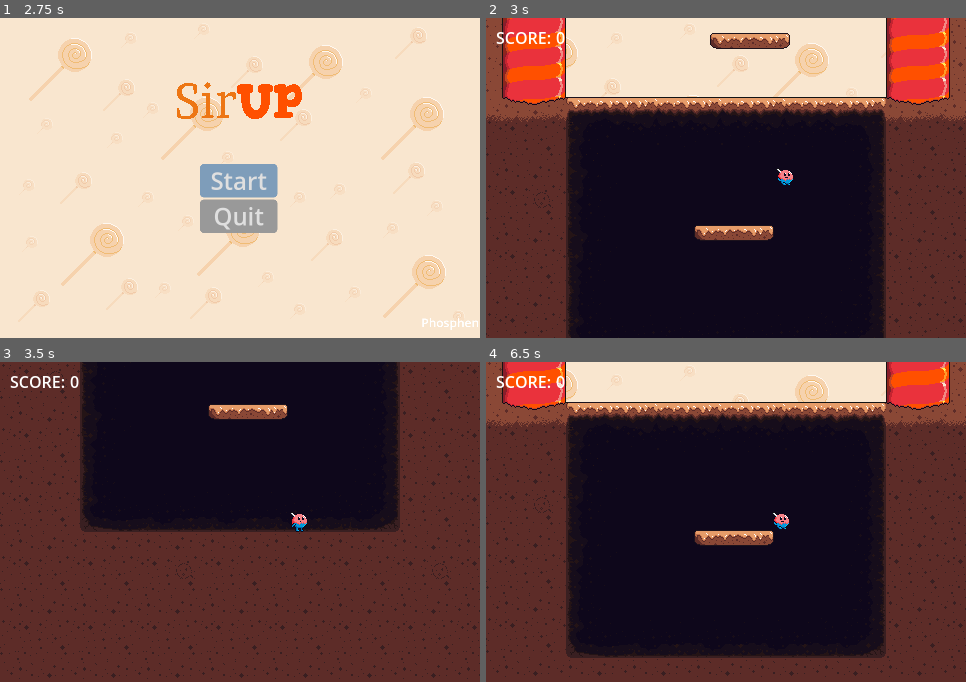
Above: before the commit, frames 1-4 (two rows, left to right).
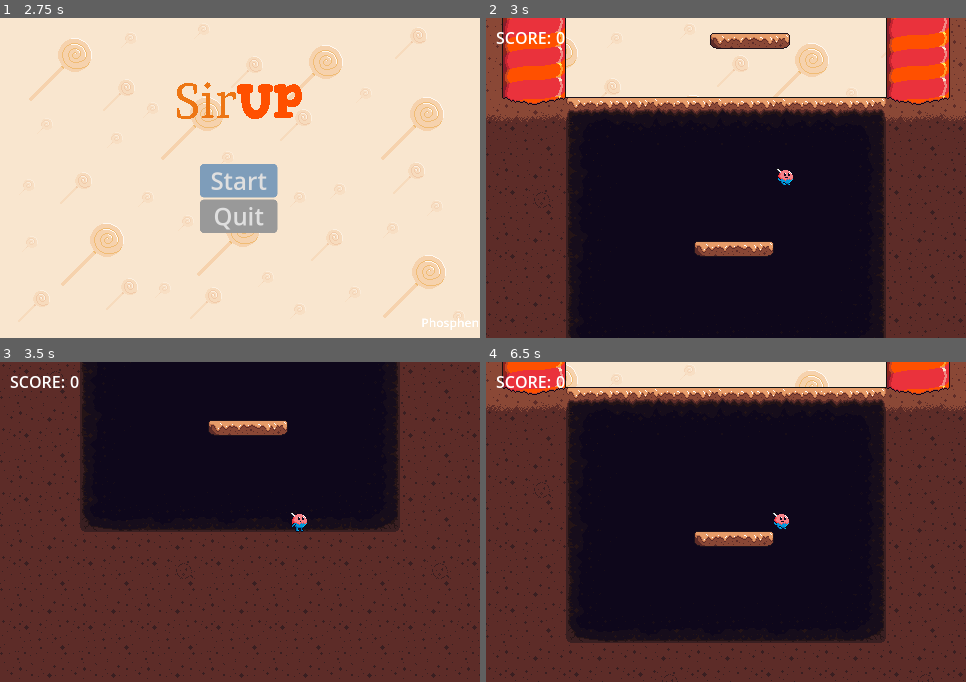
Above: after the commit, the same moments.

Repository: Phosphen/slide
Game: Godot game, scene res://Scenes/Levels/splash_screen.tscn
Same seed, same stepped clock (60 frames per second), same inputs: the game is played once before the commit and once after it.
Inputs (mouse positions are in pixels of both pictures, inside the frame that each line leads up to):
- Up to frame 1 (2.75 s): tap Enter at 0.5, 2 s; move the mouse to (345, 162) at 0.52 s; hold Right (move_right) 0.53-2.03 s; tap Up (jump) at 0.77, 1.52 s; tap Space at 1.25 s; move the mouse to (144, 194) at 1.27 s; move the mouse to (288, 107) at 2.02 s; hold Left (move_left) from 2.03 s (still down)
- Up to frame 2 (3 s): release Left (move_left) at 2.75 s; click "Start" at 2.75 s
- Up to frame 3 (3.5 s): no input
- Up to frame 4 (6.5 s): move the mouse to (702, 586) at 3.52 s; hold Right (move_right) 3.53-5.03 s; tap Up (jump) at 3.77, 4.52, 5.27 s; move the mouse to (870, 570) at 4.27 s; move the mouse to (582, 474) at 5.02 s; hold Left (move_left) 5.03-5.78 s; move the mouse to (750, 522) at 5.77 s; hold Right (move_right) from 5.78 s (still down)

Frame 1 is identical in both runs. In frame 2, 1.4% of the frame differs, in the area x 43-60%, y 65-75%; in frame 3, 1.4%; in frame 4, 18%, in the area x 0-100%, y 0-100%.

Commit message:
feat: platforms are generated and fall down as expected

Diff:
--- a/LevelGen/Main.gd
+++ b/LevelGen/Main.gd
@@ -50,8 +50,8 @@
 		ground_instances.append(floor_instance)
 
 func _spawn_level_batch():
-	for i in range(10):
-		_spawn_walls(wall_index + i)
+	#for i in range(10):
+		#_spawn_walls(wall_index + i)
 	for i in range(20):
 		_spawn_platform(i)
 	wall_index += 10
--- /dev/null
+++ b/LevelGen/Platforms/brick_scene.tscn
@@ -0,0 +1,62 @@
+[gd_scene load_steps=9 format=3 uid="uid://cdejim20utbi"]
+
+[ext_resource type="Script" path="res://LevelGen/Platforms/brick_scene.gd" id="1_6d1xi"]
+[ext_resource type="Script" path="res://LevelGen/timer.gd" id="2_qpq7c"]
+[ext_resource type="Texture2D" uid="uid://ccihd8vd4uu3b" path="res://Assets/World/world-tileset.png" id="3_jisup"]
+
+[sub_resource type="RectangleShape2D" id="RectangleShape2D_ph08f"]
+size = Vector2(80, 16)
+
+[sub_resource type="RectangleShape2D" id="RectangleShape2D_4o11t"]
+size = Vector2(498, 12)
+
+[sub_resource type="TileMapPattern" id="TileMapPattern_3wg1g"]
+tile_data = PackedInt32Array(0, 4194304, 0, 1, 4259840, 0, 2, 4325376, 0, 3, 4390912, 0, 4, 4456448, 0)
+
+[sub_resource type="TileSetAtlasSource" id="TileSetAtlasSource_q2y45"]
+resource_name = "World16"
+texture = ExtResource("3_jisup")
+64:0/0 = 0
+65:0/0 = 0
+66:0/0 = 0
+67:0/0 = 0
+68:0/0 = 0
+
+[sub_resource type="TileSet" id="TileSet_8b8cs"]
+sources/0 = SubResource("TileSetAtlasSource_q2y45")
+pattern_0 = SubResource("TileMapPattern_3wg1g")
+
+[node name="RigidBody2D" type="RigidBody2D"]
+gravity_scale = 0.1
+sleeping = true
+freeze = true
+contact_monitor = true
+script = ExtResource("1_6d1xi")
+
+[node name="CollisionShape2D" type="CollisionShape2D" parent="."]
+position = Vector2(0, -4.76837e-07)
+shape = SubResource("RectangleShape2D_ph08f")
+one_way_collision = true
+
+[node name="Timer" type="Timer" parent="."]
+wait_time = 2.0
+one_shot = true
+script = ExtResource("2_qpq7c")
+
+[node name="PlayerOverlap" type="Area2D" parent="."]
+collision_layer = 2
+collision_mask = 4
+
+[node name="CollisionShape2D" type="CollisionShape2D" parent="PlayerOverlap"]
+shape = SubResource("RectangleShape2D_4o11t")
+debug_color = Color(0, 0.65098, 0.133333, 0.419608)
+
+[node name="TileMap16" type="TileMap" parent="."]
+texture_filter = 1
+position = Vector2(-8, -8)
+tile_set = SubResource("TileSet_8b8cs")
+format = 2
+layer_0/tile_data = PackedInt32Array(65534, 4194304, 0, 65535, 4259840, 0, 0, 4325376, 0, 1, 4390912, 0, 2, 4456448, 0)
+
+[connection signal="timeout" from="Timer" to="." method="_on_timer_timeout"]
+[connection signal="area_entered" from="PlayerOverlap" to="Timer" method="_on_area_2d_area_entered"]
--- /dev/null
+++ b/LevelGen/Platforms/static_platform.tscn
@@ -0,0 +1,40 @@
+[gd_scene load_steps=6 format=3 uid="uid://ch4swdhnac0ml"]
+
+[ext_resource type="Texture2D" uid="uid://ccihd8vd4uu3b" path="res://Assets/World/world-tileset.png" id="3_b800r"]
+
+[sub_resource type="RectangleShape2D" id="RectangleShape2D_ph08f"]
+size = Vector2(80, 16)
+
+[sub_resource type="TileMapPattern" id="TileMapPattern_3wg1g"]
+tile_data = PackedInt32Array(0, 4194304, 0, 1, 4259840, 0, 2, 4325376, 0, 3, 4390912, 0, 4, 4456448, 0)
+
+[sub_resource type="TileSetAtlasSource" id="TileSetAtlasSource_q2y45"]
+resource_name = "World16"
+texture = ExtResource("3_b800r")
+64:0/0 = 0
+65:0/0 = 0
+66:0/0 = 0
+67:0/0 = 0
+68:0/0 = 0
+
+[sub_resource type="TileSet" id="TileSet_8b8cs"]
+sources/0 = SubResource("TileSetAtlasSource_q2y45")
+pattern_0 = SubResource("TileMapPattern_3wg1g")
+
+[node name="RigidBody2D" type="RigidBody2D"]
+gravity_scale = 0.1
+sleeping = true
+freeze = true
+contact_monitor = true
+
+[node name="CollisionShape2D" type="CollisionShape2D" parent="."]
+position = Vector2(0, -4.76837e-07)
+shape = SubResource("RectangleShape2D_ph08f")
+one_way_collision = true
+
+[node name="TileMap16" type="TileMap" parent="."]
+texture_filter = 1
+position = Vector2(-8, -8)
+tile_set = SubResource("TileSet_8b8cs")
+format = 2
+layer_0/tile_data = PackedInt32Array(65534, 4194304, 0, 65535, 4259840, 0, 0, 4325376, 0, 1, 4390912, 0, 2, 4456448, 0)
--- a/LevelGen/TileMap16.gd
+++ b/LevelGen/TileMap16.gd
@@ -15,11 +15,7 @@
 func _spawn_platform(index):
 	var randomX = randi_range(7, 22)
 	index *= distance_between_platforms
-	set_cell(0, Vector2i(randomX - 2, index * -1), 0, Vector2i(64, 0))
-	set_cell(0, Vector2i(randomX - 1, index * -1), 0, Vector2i(65, 0))
-	set_cell(0, Vector2i(randomX - 0, index * -1), 0, Vector2i(66, 0))
-	set_cell(0, Vector2i(randomX + 1, index * -1), 0, Vector2i(67, 0))
-	set_cell(0, Vector2i(randomX + 2, index * -1), 0, Vector2i(68, 0))
+	set_cell(0, Vector2i(randomX - 0, index * -1), 2, Vector2i(0, 0), 2)
 
 func _on_player_reached_top():
 	# todo: clear lower batch
--- a/LevelGen/brick_scene.tscn
+++ /dev/null
@@ -1,43 +0,0 @@
-[gd_scene load_steps=6 format=3 uid="uid://cdejim20utbi"]
-
-[ext_resource type="Script" path="res://LevelGen/brick_scene.gd" id="1_gt6rh"]
-[ext_resource type="Texture2D" uid="uid://dfy3a0skuifcc" path="res://Assets/World/world-platform.png" id="2_w8340"]
-[ext_resource type="Script" path="res://LevelGen/timer.gd" id="3_soq3r"]
-
-[sub_resource type="RectangleShape2D" id="RectangleShape2D_ph08f"]
-size = Vector2(80, 16)
-
-[sub_resource type="RectangleShape2D" id="RectangleShape2D_4o11t"]
-size = Vector2(498, 12)
-
-[node name="RigidBody2D" type="RigidBody2D"]
-gravity_scale = 0.1
-sleeping = true
-freeze = true
-contact_monitor = true
-script = ExtResource("1_gt6rh")
-
-[node name="Sprite2D" type="Sprite2D" parent="."]
-texture_filter = 1
-texture = ExtResource("2_w8340")
-
-[node name="CollisionShape2D" type="CollisionShape2D" parent="."]
-position = Vector2(0, -4.76837e-07)
-shape = SubResource("RectangleShape2D_ph08f")
-one_way_collision = true
-
-[node name="Timer" type="Timer" parent="."]
-wait_time = 2.0
-one_shot = true
-script = ExtResource("3_soq3r")
-
-[node name="PlayerOverlap" type="Area2D" parent="."]
-collision_layer = 2
-collision_mask = 4
-
-[node name="CollisionShape2D" type="CollisionShape2D" parent="PlayerOverlap"]
-shape = SubResource("RectangleShape2D_4o11t")
-debug_color = Color(0, 0.65098, 0.133333, 0.419608)
-
-[connection signal="timeout" from="Timer" to="." method="_on_timer_timeout"]
-[connection signal="area_entered" from="PlayerOverlap" to="Timer" method="_on_area_2d_area_entered"]
--- a/LevelGen/main.tscn
+++ b/LevelGen/main.tscn
@@ -1,7 +1,7 @@
-[gd_scene load_steps=20 format=3 uid="uid://buymrux01rude"]
+[gd_scene load_steps=22 format=3 uid="uid://buymrux01rude"]
 
 [ext_resource type="Script" path="res://LevelGen/Main.gd" id="1_5o2wn"]
-[ext_resource type="PackedScene" uid="uid://cdejim20utbi" path="res://LevelGen/brick_scene.tscn" id="2_0q4u1"]
+[ext_resource type="PackedScene" uid="uid://cdejim20utbi" path="res://LevelGen/Platforms/brick_scene.tscn" id="2_0q4u1"]
 [ext_resource type="PackedScene" uid="uid://dgloopipmufx" path="res://LevelGen/ground.tscn" id="3_7rnot"]
 [ext_resource type="PackedScene" uid="uid://dauc37uwpt3b7" path="res://LevelGen/wall.tscn" id="4_0acmh"]
 [ext_resource type="PackedScene" uid="uid://dvjodc5t5wxm1" path="res://Scenes/Player/player.tscn" id="4_rsqvq"]
@@ -10,6 +10,7 @@
 [ext_resource type="Script" path="res://LevelGen/TileMap64.gd" id="6_b86c7"]
 [ext_resource type="PackedScene" uid="uid://b4wc07be030nk" path="res://Scenes/Levels/world_parallax_bg.tscn" id="6_klvki"]
 [ext_resource type="Script" path="res://LevelGen/TileMap16.gd" id="7_nkjbs"]
+[ext_resource type="PackedScene" uid="uid://ch4swdhnac0ml" path="res://LevelGen/Platforms/static_platform.tscn" id="7_w3oat"]
 [ext_resource type="Script" path="res://LevelGen/UI.gd" id="8_4y185"]
 [ext_resource type="PackedScene" uid="uid://c7xdjuymk7qa3" path="res://Scenes/Levels/game_over_menu.tscn" id="8_a4cpu"]
 
@@ -93,38 +94,18 @@
 pattern_0 = SubResource("TileMapPattern_hjs2i")
 pattern_1 = SubResource("TileMapPattern_moafg")
 
-[sub_resource type="TileSetAtlasSource" id="TileSetAtlasSource_q2y45"]
-resource_name = "World16"
-texture = ExtResource("5_biry0")
-64:0/0 = 0
-64:0/0/physics_layer_0/linear_velocity = Vector2(0, 0)
-64:0/0/physics_layer_0/angular_velocity = 0.0
-64:0/0/physics_layer_0/polygon_0/points = PackedVector2Array(-7, -7, -5.472, -8, 8, -8, 8, 8, -1.824, 8, -6, 6, -8, 3.78831, -8, -5.19139)
-64:0/0/physics_layer_0/polygon_0/one_way = true
-65:0/0 = 0
-65:0/0/physics_layer_0/linear_velocity = Vector2(0, 0)
-65:0/0/physics_layer_0/angular_velocity = 0.0
-65:0/0/physics_layer_0/polygon_0/points = PackedVector2Array(-8, -8, 8, -8, 8, 8, -8, 8)
-65:0/0/physics_layer_0/polygon_0/one_way = true
-66:0/0 = 0
-66:0/0/physics_layer_0/linear_velocity = Vector2(0, 0)
-66:0/0/physics_layer_0/angular_velocity = 0.0
-66:0/0/physics_layer_0/polygon_0/points = PackedVector2Array(-8, -8, 8, -8, 8, 8, -8, 8)
-66:0/0/physics_layer_0/polygon_0/one_way = true
-67:0/0 = 0
-67:0/0/physics_layer_0/linear_velocity = Vector2(0, 0)
-67:0/0/physics_layer_0/angular_velocity = 0.0
-67:0/0/physics_layer_0/polygon_0/points = PackedVector2Array(-8, -8, 8, -8, 8, 8, -8, 8)
-67:0/0/physics_layer_0/polygon_0/one_way = true
-68:0/0 = 0
-68:0/0/physics_layer_0/linear_velocity = Vector2(0, 0)
-68:0/0/physics_layer_0/angular_velocity = 0.0
-68:0/0/physics_layer_0/polygon_0/points = PackedVector2Array(7, -7, 5.472, -8, -8, -8, -8, 8, 1.824, 8, 6, 6, 8, 3.78831, 8, -5.19139)
-68:0/0/physics_layer_0/polygon_0/one_way = true
+[sub_resource type="TileMapPattern" id="TileMapPattern_3wg1g"]
+tile_data = PackedInt32Array(0, 4194304, 0, 1, 4259840, 0, 2, 4325376, 0, 3, 4390912, 0, 4, 4456448, 0)
+
+[sub_resource type="TileSetScenesCollectionSource" id="TileSetScenesCollectionSource_nl0n2"]
+resource_name = "Platforn"
+scenes/1/scene = ExtResource("7_w3oat")
+scenes/2/scene = ExtResource("2_0q4u1")
 
 [sub_resource type="TileSet" id="TileSet_3oju0"]
 physics_layer_0/collision_layer = 1
-sources/0 = SubResource("TileSetAtlasSource_q2y45")
+sources/2 = SubResource("TileSetScenesCollectionSource_nl0n2")
+pattern_0 = SubResource("TileMapPattern_3wg1g")
 
 [sub_resource type="GDScript" id="GDScript_2srvb"]
 resource_name = "FollowCamera"
@@ -157,7 +138,7 @@
 texture_filter = 1
 tile_set = SubResource("TileSet_3oju0")
 format = 2
-layer_0/tile_data = PackedInt32Array(786445, 4194304, 0, 786446, 4259840, 0, 786447, 4325376, 0, 786448, 4390912, 0, 786449, 4456448, 0)
+layer_0/tile_data = PackedInt32Array(851983, 2, 65536)
 script = ExtResource("7_nkjbs")
 
 [node name="Player" parent="." node_paths=PackedStringArray("camera") instance=ExtResource("4_rsqvq")]
Renamed: LevelGen/brick_scene.gd -> LevelGen/Platforms/brick_scene.gd
